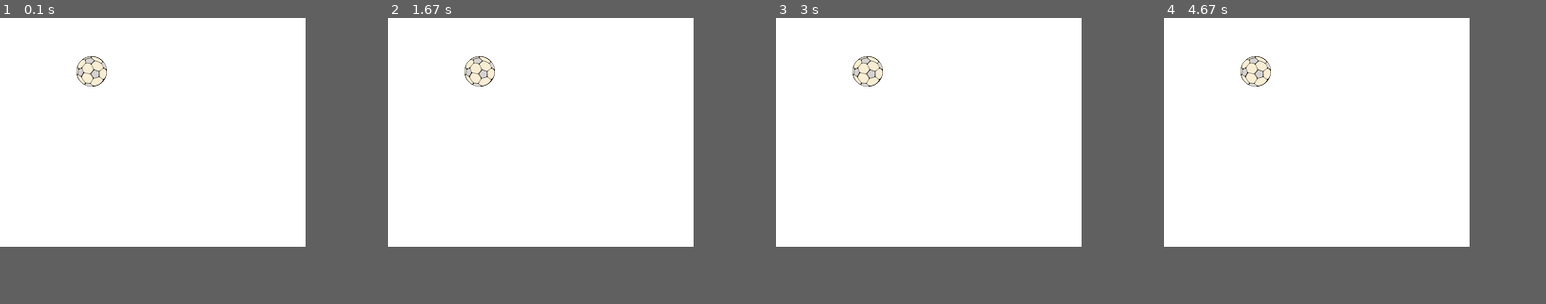
Above: before the commit, frames 1-4 (left to right).
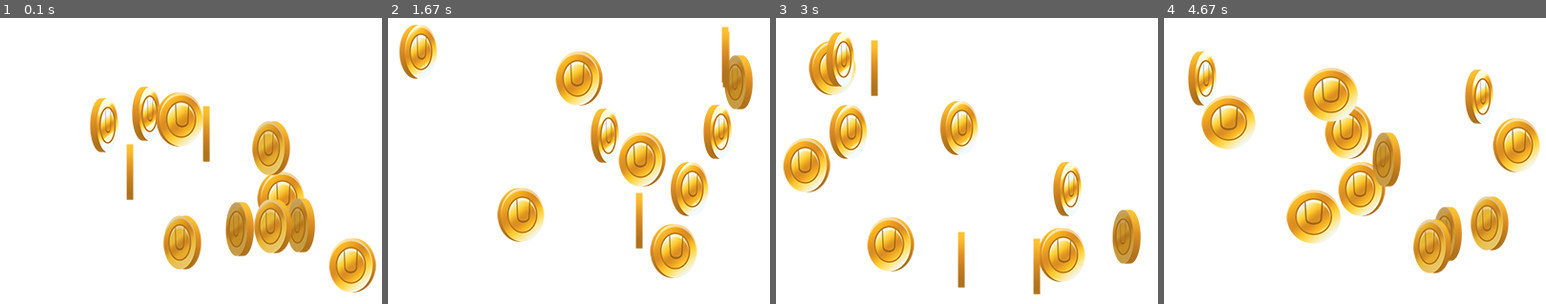
Above: after the commit, the same moments.

Repository: PianoCK/PROG2_WS23
Game: pygame game, started from Vorlesung 2 pygame/main.py
Same seed, same stepped clock (60 frames per second), same inputs: the game is played once before the commit and once after it.
Inputs:
- Up to frame 1 (0.1 s): no input
- Up to frame 2 (1.67 s): no input
- Up to frame 3 (3 s): no input
- Up to frame 4 (4.67 s): no input
In our replay, the window is 320x240 before the commit and 400x300 after it. These sizes can differ from the game's own. Grey fills any space a smaller window leaves; there, only what the larger window draws over its background counts as a difference.

The runs differ from the first frame. In frame 1, 15% of the frame differs, in the area x 20-99%, y 13-96%; in frame 2, 15%; in frame 3, 14%; in frame 4, 19%, in the area x 6-99%, y 11-90%.

Commit message:
Bewegende Coins

Diff:
--- a/Vorlesung 2 pygame/main.py
+++ b/Vorlesung 2 pygame/main.py
@@ -5,16 +5,8 @@
 import pygame   # die Spiele-Engine
 import random   # Zufallszahlen brauchen wir immer...
 import os       # Das Dateisystem
-
-#########################################################################
-# Settings:   Hier stehen alle Konstanten Variablen für das Spiel.
-#             Diese könnten auch ausgelagert werden in settings.py
-#             und per import eingebunden werden
-#########################################################################
-
-WIDTH = 320       # Breite des Bildschirms in Pixeln
-HEIGHT = 240       # Höhe des Bildschirms in Pixeln
-FPS = 60        # Frames per Second (30 oder 60 FPS sind üblicher Standard)
+from settings import *
+from sprites import *
 
 #########################################################################
 # Initialisierung:    pygame wird gestartet
@@ -48,13 +40,12 @@
 
 # Wir binden eine Grafik (Ball) ein
 # convert_alpha lässt eine PNG-Datei transparent erscheinen
+image_dict = {}
 
-ball = pygame.image.load(os.path.join(
-    game_folder, '_images/ball.png')).convert_alpha()
+for nr in range(1, 9):
+    image_dict["coin"+str(nr)] = pygame.image.load(os.path.join(
+        game_folder, '_images/coin'+str(nr)+'.png')).convert_alpha()
 
-# Im ballRect-Objekt finden wir die Abmessungen der Grafik
-# Das Rect-Object ist sehr hilfreich
-ballRect = ball.get_rect()
 
 #########################################################################
 # Game Loop:  Hier ist das Herzstück des Templates
@@ -65,6 +56,17 @@
 # 4. Render: Alle Sprites werden auf den Bildschirm gezeichnet
 # 5. Double Buffering: Der Screen wird geswitcht und angezeigt
 #########################################################################
+
+sprites = []
+
+for _ in range(12):
+    ball = Ball(random.randint(60, WIDTH - 60),
+                random.randint(60, HEIGHT - 60),
+                random.choice([-3, -2, -1, 1, 2, 3]),
+                random.choice([-3, -2, -1, 1, 2, 3]),
+                image_dict)
+    sprites.append(ball)
+
 
 running = True
 
@@ -92,7 +94,8 @@
     #########################################################################
     # 3. Update-Phase: Hier ist die komplette Game Logik untergebracht.abs
 
-    # To Do
+    for sprite in sprites:
+        sprite.update()
 
     #########################################################################
     # 4. Render-Phase: Zeichne alles auf den Bildschirm
@@ -101,7 +104,8 @@
     screen.fill((255, 255, 255))    # RGB Weiß
 
     # Zeichne Objekt an Position (80,40) auf den Screen
-    screen.blit(ball, (80, 40))
+    for sprite in sprites:
+        screen.blit(sprite.image, sprite.imageRect)
 
     #########################################################################
     # 5. Double Buffering
--- /dev/null
+++ b/Vorlesung 2 pygame/settings.py
@@ -0,0 +1,9 @@
+#########################################################################
+# Settings:   Hier stehen alle Konstanten Variablen für das Spiel.
+#             Diese könnten auch ausgelagert werden in settings.py
+#             und per import eingebunden werden
+#########################################################################
+
+WIDTH = 400       # Breite des Bildschirms in Pixeln
+HEIGHT = 300       # Höhe des Bildschirms in Pixeln
+FPS = 60        # Frames per Second (30 oder 60 FPS sind üblicher Standard)
--- /dev/null
+++ b/Vorlesung 2 pygame/sprites.py
@@ -0,0 +1,51 @@
+from settings import *
+import random
+from abc import ABC, abstractmethod
+
+
+class Sprite(ABC):
+    @abstractmethod
+    def update():
+        pass
+
+
+class Ball(Sprite):
+    def __init__(self, x, y, vx, vy, image_dict):
+        self.x = x
+        self.y = y
+        self.vx = vx
+        self.vy = vy
+        self.image_dict = image_dict
+
+        # Animation
+        self.max_frames = 8
+        self.akt_frame = random.randint(1, 8)
+        self.anim_rate = 4
+        self.image = self.image_dict["coin"+str(self.akt_frame)]
+        self.imageRect = self.image.get_rect()
+        self.timer = 0
+
+    def update(self):
+
+        # Animation
+        self.timer += 1
+        if self.timer > self.anim_rate:
+            self.timer = 0
+            self.akt_frame += 1
+            if self.akt_frame > self.max_frames:
+                self.akt_frame = 1
+                #self.timer = 0
+            self.image = self.image_dict["coin"+str(self.akt_frame)]
+
+        # Kollision am Rand
+        if self.imageRect.right >= WIDTH or self.imageRect.left <= 0:
+            self.vx = self.vx * -1
+        if self.imageRect.bottom >= HEIGHT or self.imageRect.top <= 0:
+            self.vy = self.vy * -1
+
+        # Bewegungsgleichung
+        self.x = self.x + self.vx
+        self.y = self.y + self.vy
+
+        # Aktualsierung
+        self.imageRect.topleft = (self.x, self.y)
Binary file added: Vorlesung 2 pygame/_images/coin1.png
Binary file added: Vorlesung 2 pygame/_images/coin2.png
Binary file added: Vorlesung 2 pygame/_images/coin3.png
Binary file added: Vorlesung 2 pygame/_images/coin4.png
Binary file added: Vorlesung 2 pygame/_images/coin5.png
Binary file added: Vorlesung 2 pygame/_images/coin6.png
Binary file added: Vorlesung 2 pygame/_images/coin7.png
Binary file added: Vorlesung 2 pygame/_images/coin8.png
Not shown, added: Vorlesung 2 pygame/.DS_Store
